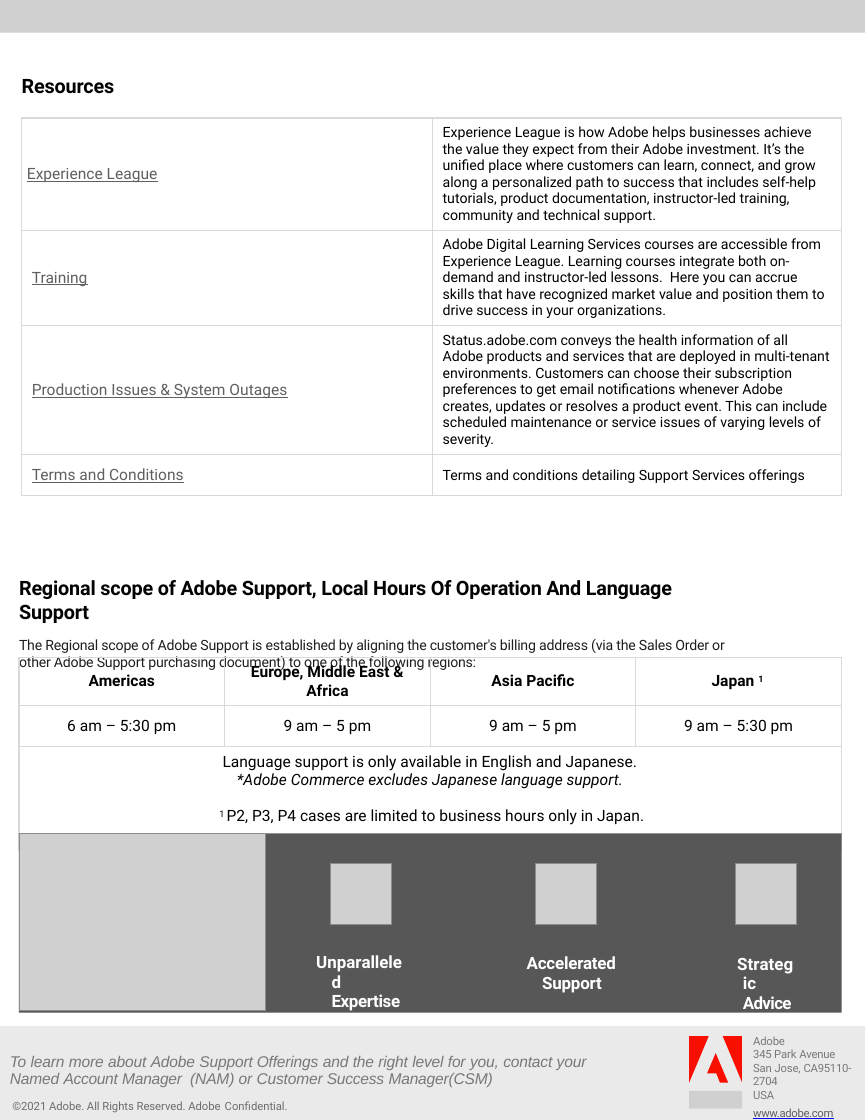
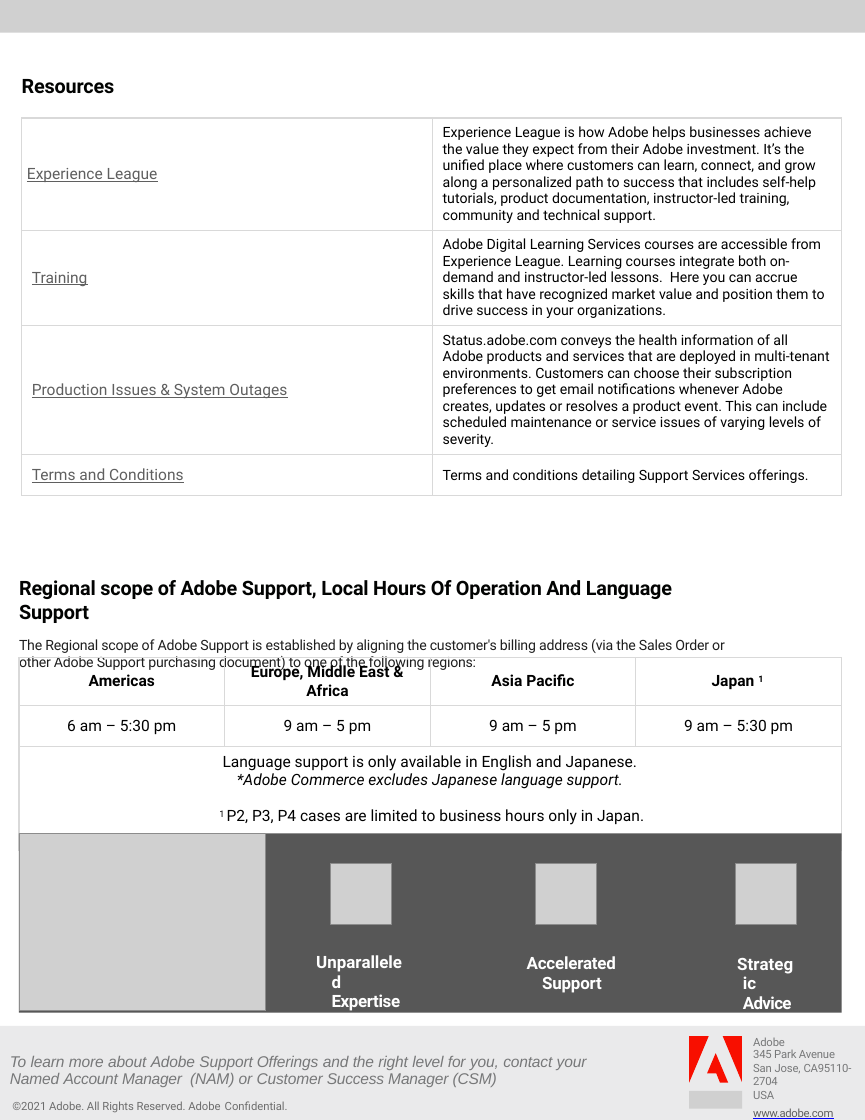
Before and after one commit to isabella232/support-resources.en, a slide deck: slide 3 of help/data-sheets/assets/OnlineSupportDatasheet.pptx. Drawn at 865x1120 pixels with LibreOffice and Linux fonts; fonts in the diff are those of the drawing; grey boxes stand for pictures; background and template pictures are left out. Boxes give left, top, right and bottom in pixels: in the first picture for what was removed or moved away, otherwise in the second. Text is boxed around its words. In the diff, an @@ line names an element or a change of style, - is before the commit and + after.

```diff
--- a/help/data-sheets/assets/OnlineSupportDatasheet.pptx
+++ b/help/data-sheets/assets/OnlineSupportDatasheet.pptx
@@ table at [21, 118, 842, 487] @@
-row 4, column 2: Terms and conditions detailing Support Services offerings
+row 4, column 2: Terms and conditions detailing Support Services offerings.
@@ text at [10, 1056, 587, 1087]: spaces changed @@
-To learn more about Adobe Support Offerings and the right level for you, contact your Named Account Manager (NAM) or Customer Success Manager(CSM)
+To learn more about Adobe Support Offerings and the right level for you, contact your Named Account Manager (NAM) or Customer Success Manager (CSM)
```
Also in this commit, not shown: 2 other slides changed, 7 other files.
